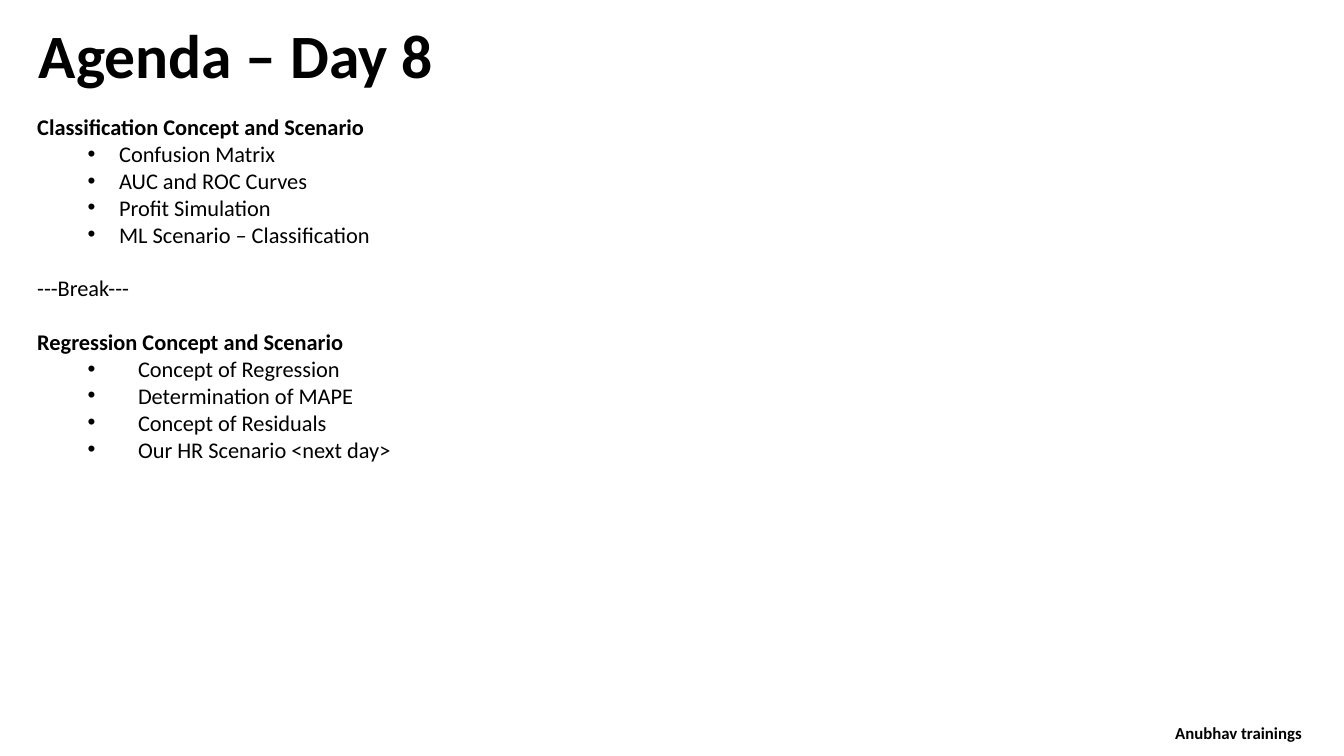
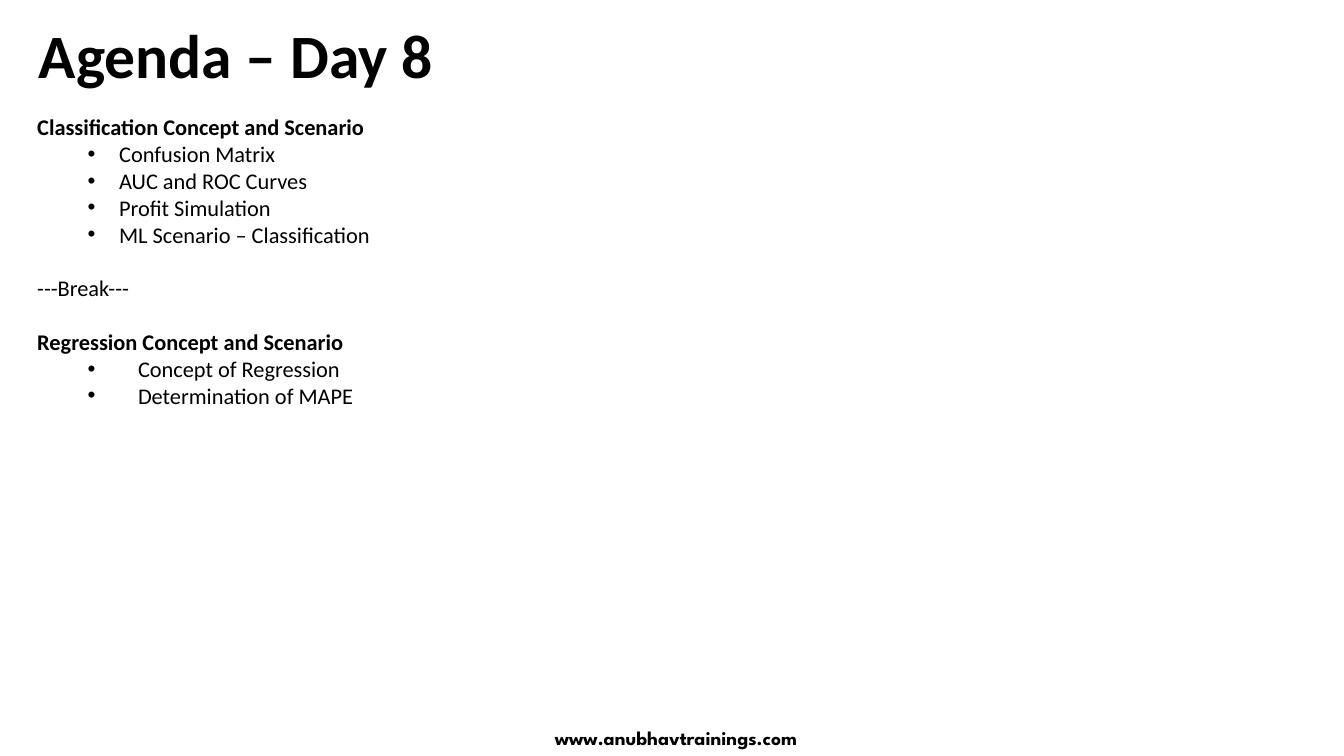
Before and after one commit to soyuztechnologies/SAC_SaamaTechnologies, a slide deck: slide 2 of day 8/SAC_Training Day 8.pptx. Drawn at 1344x756 pixels with LibreOffice and Linux fonts; fonts in the diff are those of the drawing. Boxes give left, top, right and bottom in pixels: in the first picture for what was removed or moved away, otherwise in the second. Text is boxed around its words. In the diff, an @@ line names an element or a change of style, - is before the commit and + after.

```diff
--- a/day 8/SAC_Training Day 8.pptx
+++ b/day 8/SAC_Training Day 8.pptx
@@ text at (138,415,390,462): paragraphs removed @@
-  • Concept of Residuals
-  • Our HR Scenario <next day>
@@ text added at (555,731,797,750), 14 pt, text #000000, bold @@
+www.anubhavtrainings.com
@@ text removed at (1175,727,1302,742) @@
-Anubhav trainings
```
Also in this commit, not shown: 4 other slides changed, 2 slides removed, 4 other files.
